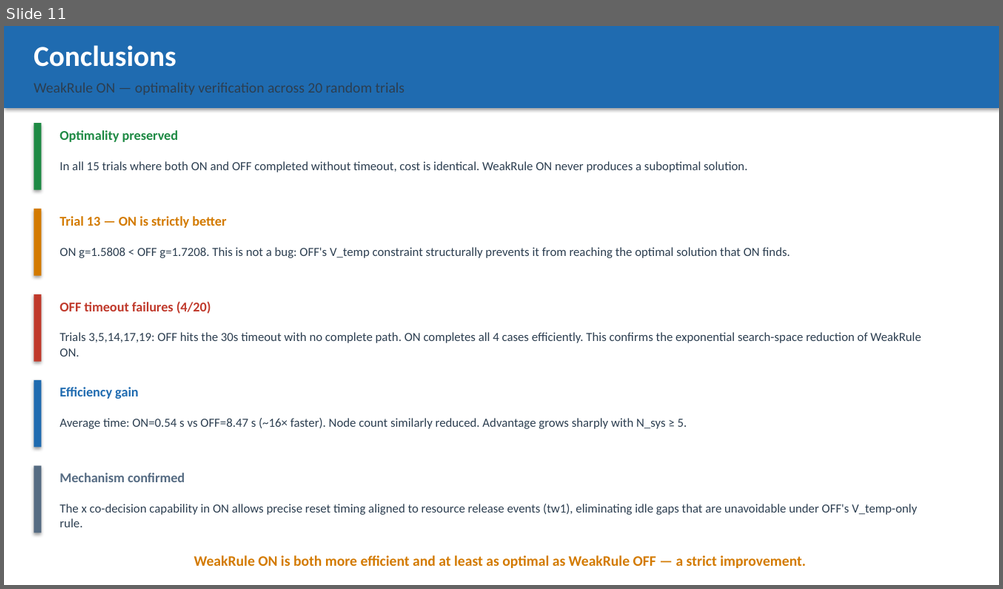
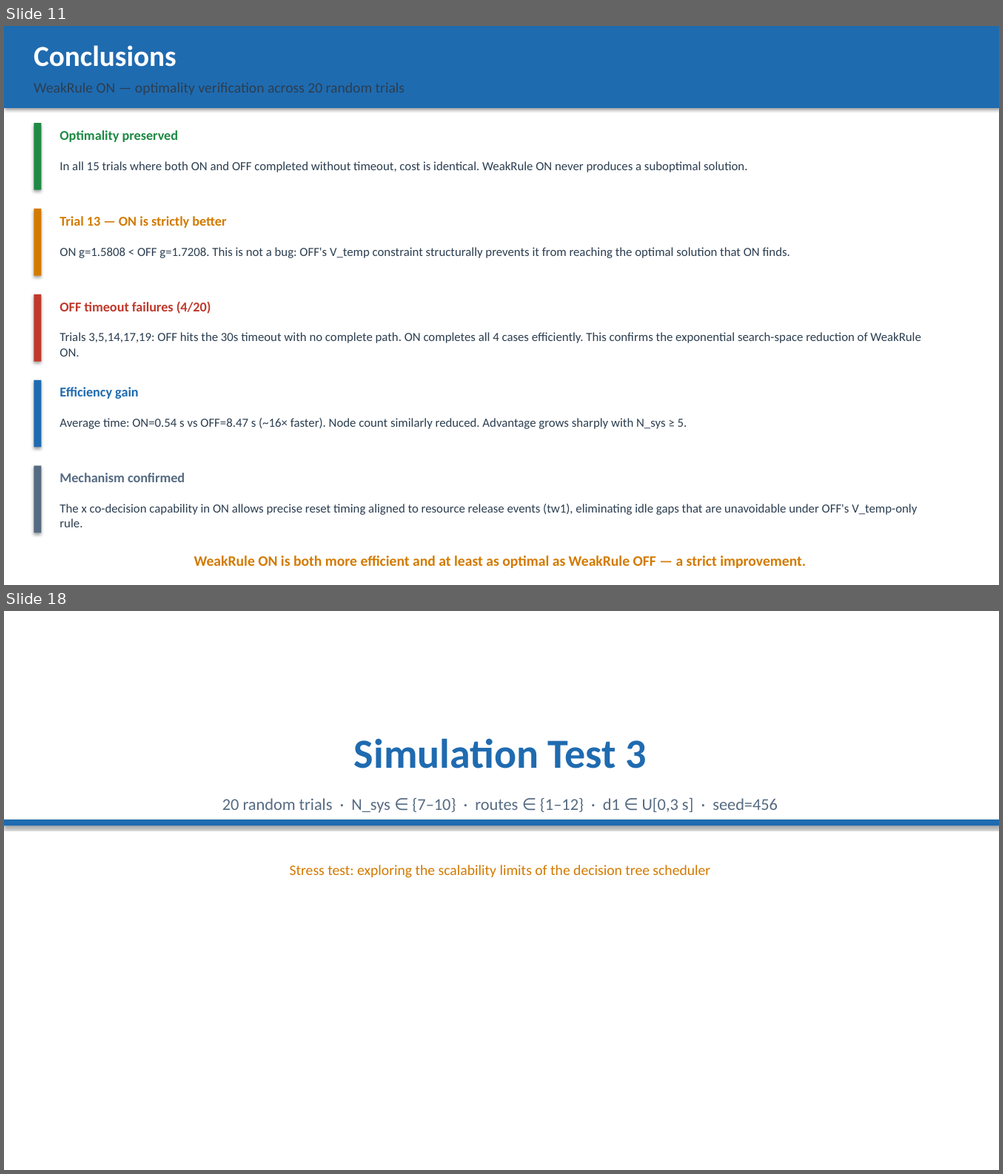
Before and after one commit to lisa061422-afk/distributed-multi-intersection-scheduling, a slide deck: Astar_0619_resettingrule_dif_x/WeakRule_Comparison.pptx. Shown one above the other, each under a label of ours: slide 11 before the commit, slides 11 and 18 after it; the slides between them are not shown. The pictures are 1003x589 and 1003x1174 pixels, drawn with LibreOffice and Linux fonts; fonts in the diff are those of the drawing. Boxes give left, top, right and bottom in pixels: in the first picture for what was removed or moved away, otherwise in the second. Text is boxed around its words. In the diff, an @@ line names an element or a change of style, - is before the commit and + after.

```diff
--- a/Astar_0619_resettingrule_dif_x/WeakRule_Comparison.pptx
+++ b/Astar_0619_resettingrule_dif_x/WeakRule_Comparison.pptx
@@ slide 18 added at (4,611,999,1170), background #FFFFFF @@
@@ rectangle added at (4,611,999,1170), fill #FFFFFF @@
@@ text added at (354,738,646,769), 40 pt, text #1F6BB0, bold @@
+Simulation Test 3
@@ text added at (222,798,777,813), 16 pt, text #556B82 @@
+20 random trials · N_sys ∈ {7–10} · routes ∈ {1–12} · d1 ∈ U[0,3 s] · seed=456
@@ rectangle added at (4,820,999,826), fill #1F6BB0 @@
@@ text added at (290,865,710,878), 14 pt, text #D37A00 @@
+Stress test: exploring the scalability limits of the decision tree scheduler
```
Also in this commit, not shown: 4 slides changed, 10 other slides added, 35 other files.
